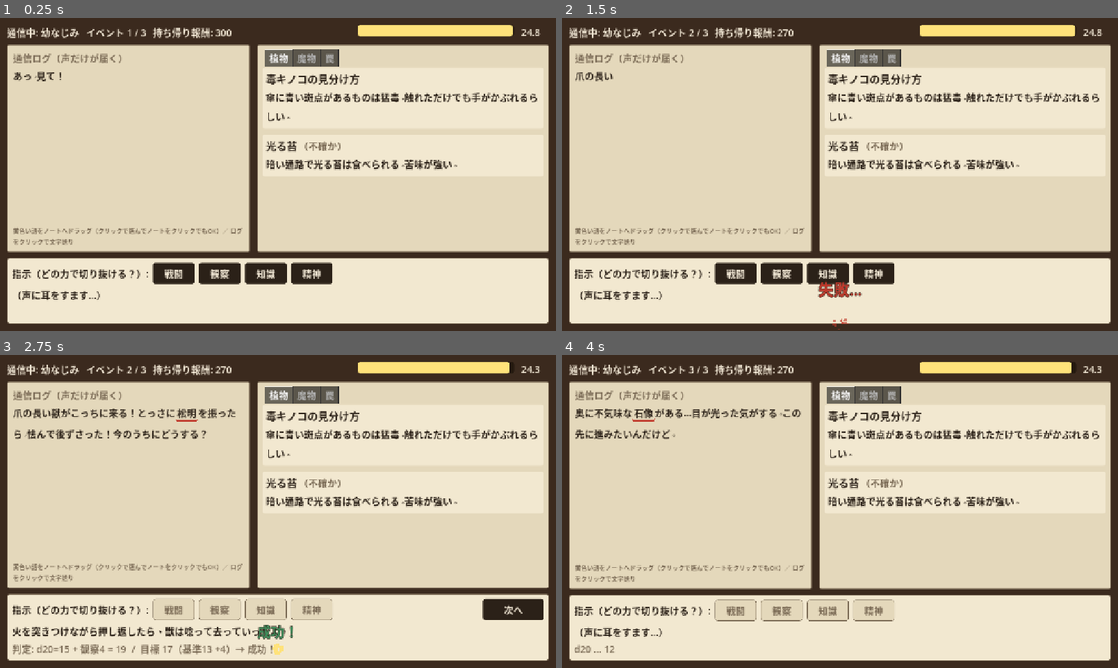
Above: before the commit, frames 1-4 (two rows, left to right).
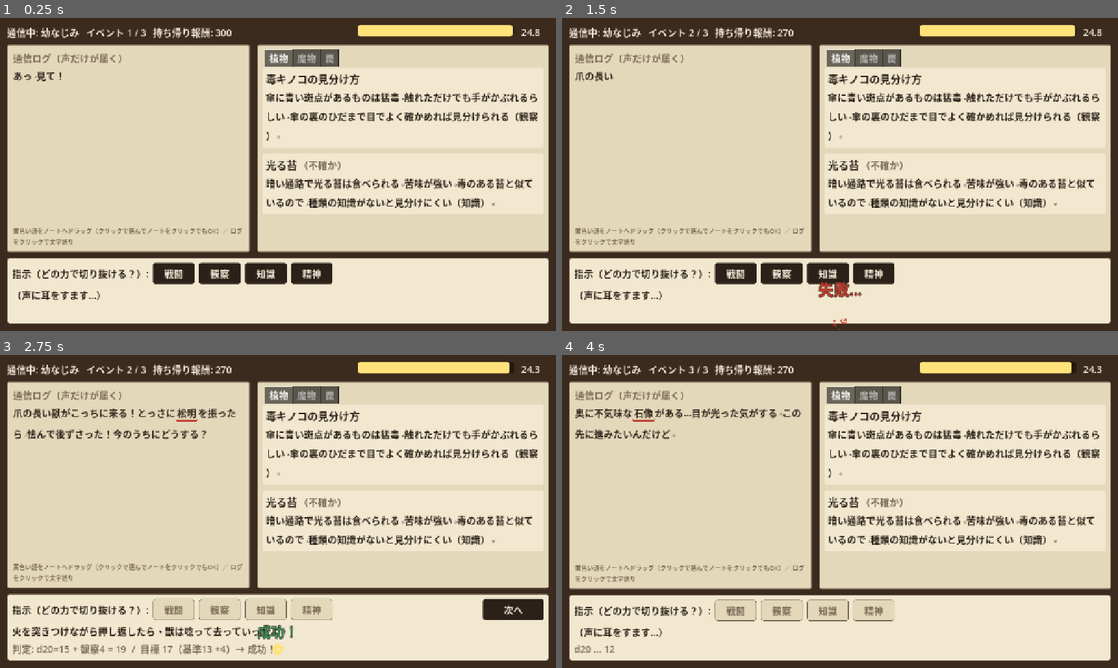
Above: after the commit, the same moments.

Repository: syamisenn99-lab/Game
Game: Godot game, scene res://scenes/matching_screen.tscn
Same seed, same stepped clock (60 frames per second), same inputs: the game is played once before the commit and once after it.
Inputs:
- Up to frame 1 (0.25 s): no input
- Up to frame 2 (1.5 s): click "戦闘" at 0.5 s; click "次へ" at 1.25 s
- Up to frame 3 (2.75 s): click "観察" at 2 s
- Up to frame 4 (4 s): click "次へ" at 2.75 s; click "知識" at 3.5 s

The runs differ from the first frame. In frame 1, 3.1% of the frame differs, in the area x 47-97%, y 29-61%; in frame 2, 3.1%; in frame 3, 3.1%; in frame 4, 3.1%.

Commit message:
Add coping hints with matching stat to every note entry
Co-Authored-By: Claude Sonnet 5.5 <noreply@anthropic.com>
Claude-Session: https://claude.ai/code/session_01DXSyhC2LfiPCYbHqKMgMiF

Diff:
--- a/scripts/data/sample_data.gd
+++ b/scripts/data/sample_data.gd
@@ -13,18 +13,18 @@
 static func entries() -> Array[NoteEntry]:
 	var list: Array[NoteEntry] = []
 	list.append(_entry(&"mushroom_poison", &"plants", "毒キノコの見分け方",
-		"傘に青い斑点があるものは猛毒。触れただけでも手がかぶれるらしい。"))
+		"傘に青い斑点があるものは猛毒。触れただけでも手がかぶれるらしい。傘の裏のひだまで目でよく確かめれば見分けられる（観察）。"))
 	list.append(_entry(&"glow_moss", &"plants", "光る苔",
-		"暗い通路で光る苔は食べられる。苦味が強い。", {}, 0))
+		"暗い通路で光る苔は食べられる。苦味が強い。毒のある苔と似ているので、種類の知識がないと見分けにくい（知識）。", {}, 0))
 	list.append(_entry(&"beast_claw", &"monsters", "鋭い爪の獣（第2層）",
-		"爪で獲物を引き裂く。{blank:beast_aversion}を極端に嫌うらしい。",
+		"爪で獲物を引き裂く。{blank:beast_aversion}を極端に嫌うらしい。怯んだ隙に押し返すなら、力勝負になる（戦闘）。",
 		{&"beast_aversion": "火"}, 0))
 	list.append(_entry(&"cave_bat", &"monsters", "岩穴の蝙蝠",
-		"群れで天井に張りつく。大きな音に弱い。"))
+		"群れで天井に張りつく。大きな音に弱い。飛び立っても慌てず、気持ちを落ち着けることが大事（精神）。"))
 	list.append(_entry(&"statue_trap", &"traps", "石像の罠",
-		"目が光る石像は台座に隠しスイッチがある。見つけて押せば止まる。壊そうとすると作動する。"))
+		"目が光る石像は台座に隠しスイッチがある。見つけて押せば止まる。壊そうとすると作動する。台座は目でよく探すこと（観察）。"))
 	list.append(_entry(&"pit_trap", &"traps", "落とし穴",
-		"床の色が違う場所は踏まないこと。"))
+		"床の色が違う場所は踏まないこと。古い遺跡の造りを知っていれば見抜ける（知識）。"))
 	return list
 
 
Not shown, changed: docs/MVP_MATCHING_SCREEN.md
